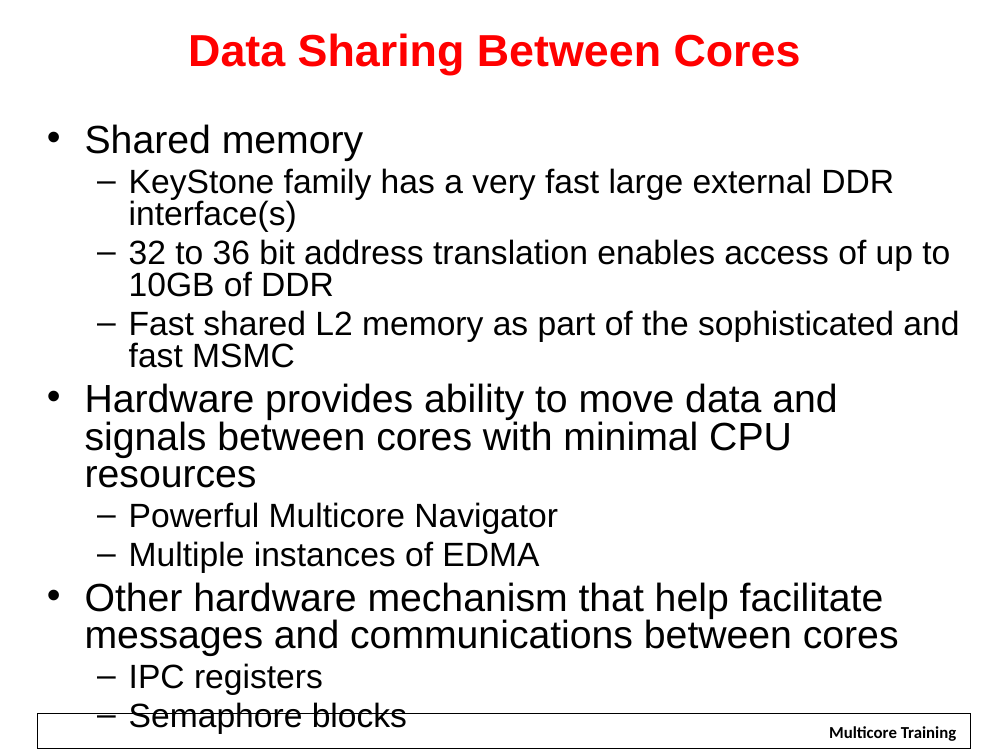
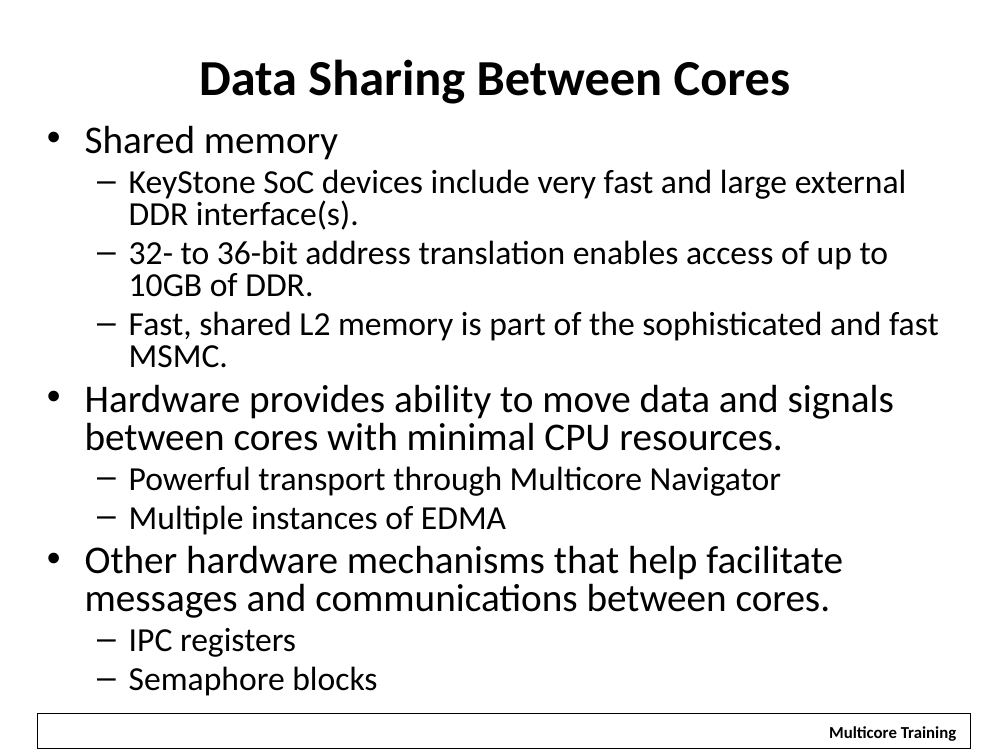
Before and after one commit to hari1989/keystone-workshop, a slide deck: slide 16 of slides/KeyStone Multicore Design.pptx. Drawn at 1008x756 pixels with LibreOffice and Linux fonts; fonts in the diff are those of the drawing; background and template pictures are left out. Boxes give left, top, right and bottom in pixels: in the first picture for what was removed or moved away, otherwise in the second. Text is boxed around its words. In the diff, an @@ line names an element or a change of style, - is before the commit and + after.

```diff
--- a/slides/KeyStone Multicore Design.pptx
+++ b/slides/KeyStone Multicore Design.pptx
@@ title "Data Sharing Between Cores" at [199, 59, 791, 104]: size 32 to 36 pt, font Arial to Calibri, text colour #FF0000 to #000000 @@
@@ text at [85, 125, 506, 696]: font Arial to Calibri in "Shared memory", "Multiple instances of EDMA", "IPC registers", "Semaphore blocks" @@
@@ text at [85, 169, 939, 496]: text changed; font Arial to Calibri @@
-  – KeyStone family has a very fast large external DDR interface(s)
-  – 32 to 36 bit address translation enables access of up to 10GB of DDR
-  – Fast shared L2 memory as part of the sophisticated and fast MSMC
-• Hardware provides ability to move data and signals between cores with minimal CPU resources
-  – Powerful Multicore Navigator
+  – KeyStone SoC devices include very fast and large external DDR interface(s).
+  – 32- to 36-bit address translation enables access of up to 10GB of DDR.
+  – Fast, shared L2 memory is part of the sophisticated and fast MSMC.
+• Hardware provides ability to move data and signals between cores with minimal CPU resources.
+  – Powerful transport through Multicore Navigator
@@ text at [85, 545, 843, 618]: text changed; font Arial to Calibri @@
-• Other hardware mechanism that help facilitate messages and communications between cores
+• Other hardware mechanisms that help facilitate messages and communications between cores.
```
Also in this commit, not shown: 50 other slides changed, 2 other files.
